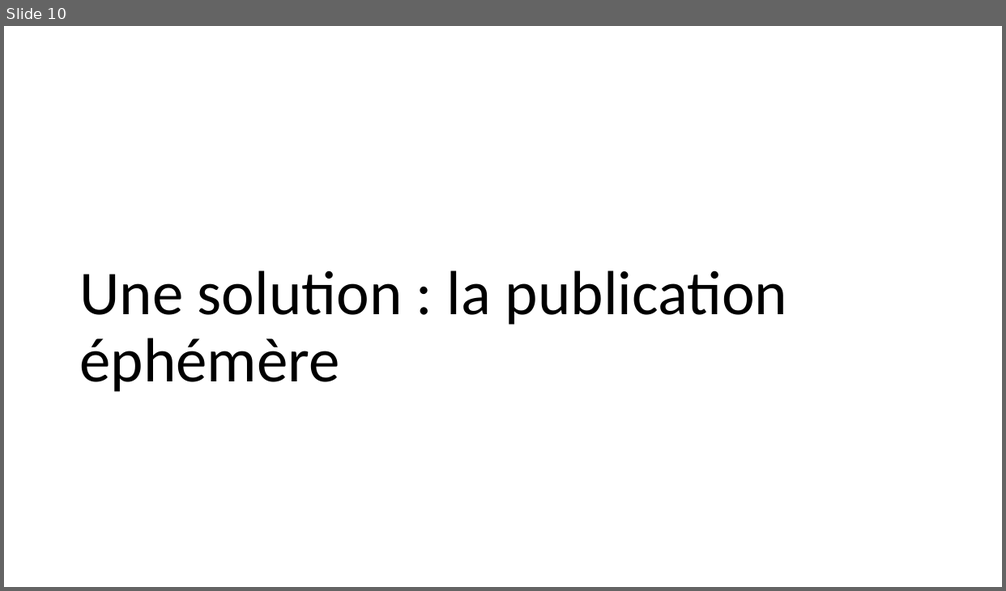
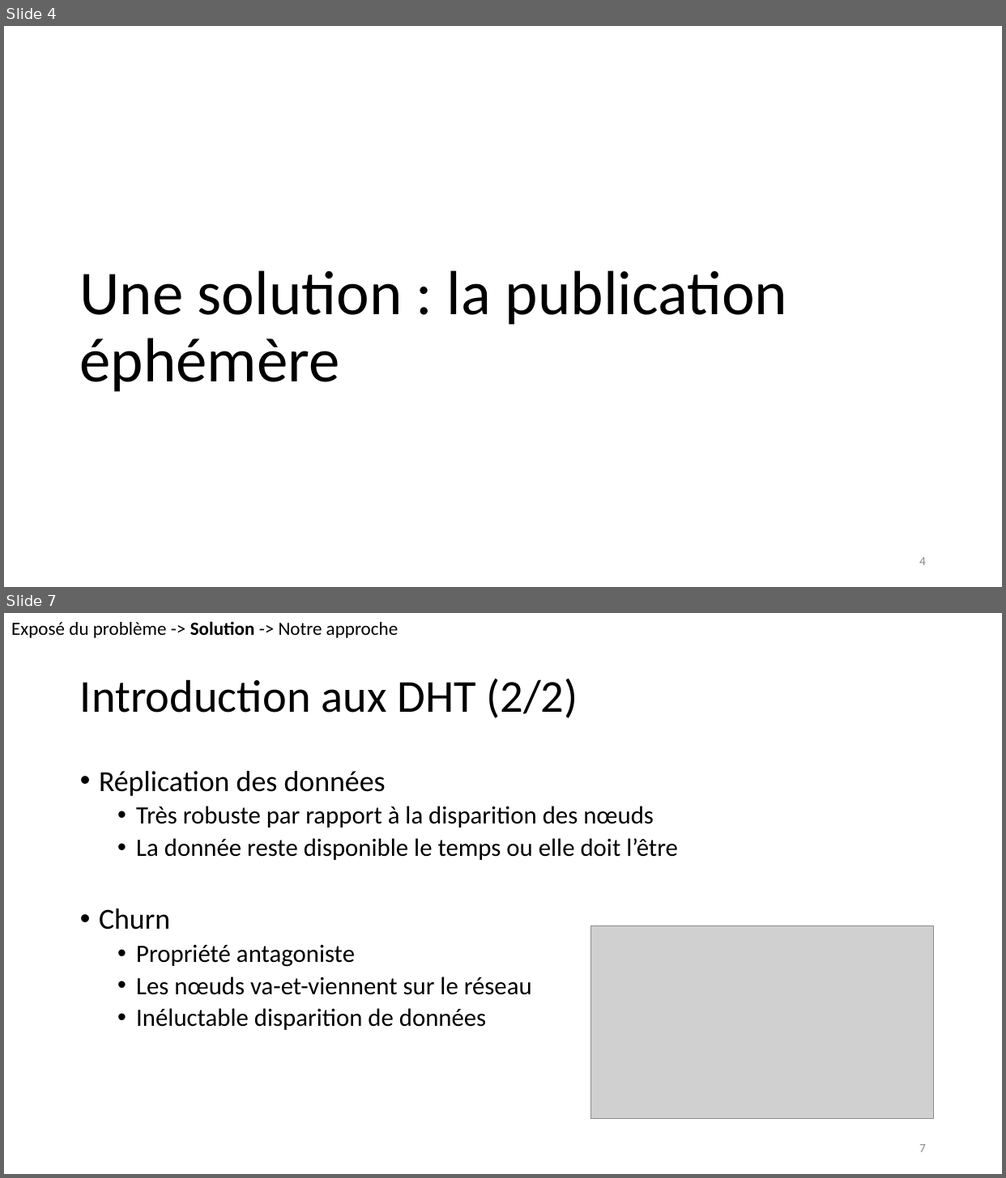
Before and after one commit to ioniATX/DHT_oblivion, a slide deck: présentation.pptx. Shown one above the other, each under a label of ours: slide 10 before the commit, slides 4 and 7 after it; the slides between them are not shown. The pictures are 1006x591 and 1006x1178 pixels, drawn with LibreOffice and Linux fonts; fonts in the diff are those of the drawing; grey boxes stand for pictures. Boxes give left, top, right and bottom in pixels: in the first picture for what was removed or moved away, otherwise in the second. Text is boxed around its words. In the diff, an @@ line names an element or a change of style, - is before the commit and + after.

```diff
--- a/présentation.pptx
+++ b/présentation.pptx
@@ slide 7 added at bbox=[4, 613, 1002, 1174], background #FFFFFF @@
@@ text added at bbox=[11, 621, 398, 638], 18 pt, text #000000 @@
+Exposé du problème -> Solution -> Notre approche
@@ title added at bbox=[80, 679, 577, 718], 44 pt, text #000000 @@
+Introduction aux DHT (2/2)
@@ text added at bbox=[99, 771, 678, 1030], 24 pt, text #000000 @@
+• Réplication des données
+  • Très robuste par rapport à la disparition des nœuds
+  • La donnée reste disponible le temps ou elle doit l’être
+• Churn
+  • Propriété antagoniste
+  • Les nœuds va-et-viennent sur le réseau
+  • Inéluctable disparition de données
@@ picture added at bbox=[591, 926, 934, 1119] @@
@@ page number added at bbox=[919, 1144, 926, 1152], 12 pt, text #8C8C8C @@
+7
@@ what was slide 10 is now slide 4 @@
@@ slide 4 changed as well @@
@@ page number added at bbox=[919, 557, 926, 565], 12 pt, text #8C8C8C @@
+4
```
Also in this commit, not shown: 9 other slides changed, 7 other slides added, 9 slides removed, 1 other file.
